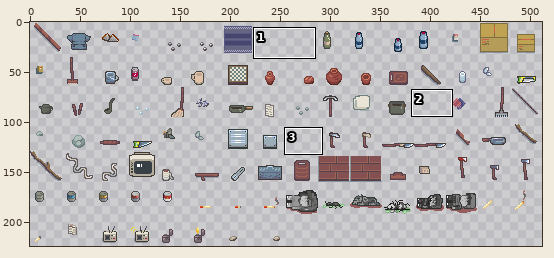
Two versions of one sprite sheet, gfx/Cuteclysm/items.png. The picture above shows the old version from afar; the outline marks the close-up.
Close-up. The starting point:
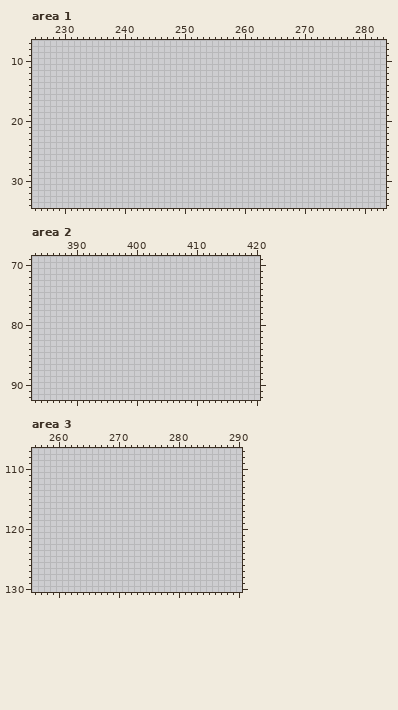
The file is 512x224 pixels. Pixels under 10% opacity are left out. Colours within 5 levels of each other are drawn and written as one. Shown: area 1: x 225..283, y 7..34; area 2: x 383..420, y 69..92; area 3: x 256..290, y 107..130. The old version is drawn lined up with the new one.
After the commit:
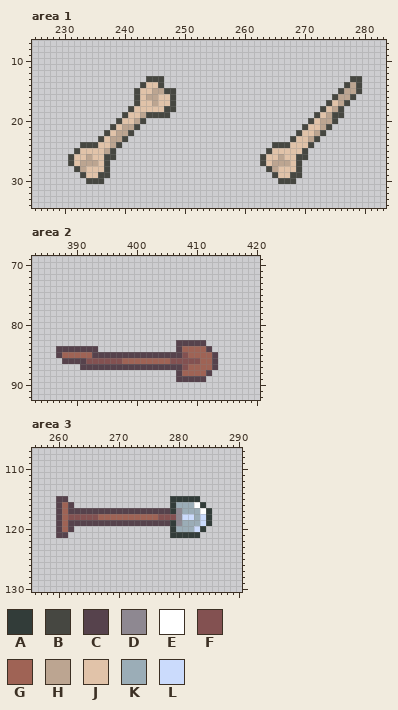
Palette (. is transparent): A #323c39  B #464741  C #56424c  D #8e8891  E #ffffff  F #835151  G #9f6355  H #bca591  J #e1c3a9  K #9badb7  L #cbdbfc
From old to new:
drawings rearranged on the sheet (the old picture shows each at its new place)
Area 1:
y 13: x 244..246 ... -> BBB; x 278..279 .. -> BB
y 14: x 243..246 .... -> BJJB; x 277..279 ... -> BHB
y 15: x 242..248 ....... -> BJJHHBB; x 276..279 .... -> BHHB
y 16: x 242..248 ....... -> BJHHJJB; x 275..278 .... -> BHHB
y 17: x 242..248 ....... -> BJJHJJB; x 274..277 .... -> BJHB
y 18: x 241..248 ........ -> BJJJJJBB; x 273..276 .... -> BJHB
y 19: x 240..247 ........ -> BJJHBBBB; x 272..276 ..... -> BJHBB
y 20: x 239..243 ..... -> BJJHB; x 271..275 ..... -> BJHHB
y 21: x 238..242 ..... -> BJHHB; x 270..274 ..... -> BJJHB
y 22: x 237..241 ..... -> BJHHB; x 269..273 ..... -> BJJHB
y 23: x 236..240 ..... -> BJHHB; x 268..272 ..... -> BJJHB
y 24: x 233..239 ....... -> BBBJJHB; x 265..271 ....... -> BBBJJJB
y 25: x 232..238 ....... -> BJJJJHB; x 264..270 ....... -> BJJJJJB
y 26: x 231..238 ........ -> BJJHJJBB; x 263..270 ........ -> BJJHJJBB
y 27: x 231..237 ....... -> BJHHHJB; x 263..269 ....... -> BJHHHJB
y 28: x 232..237 ...... -> BHJJJB; x 264..269 ...... -> BHJJJB
y 29: x 233..237 ..... -> BJJBB; x 265..269 ..... -> BJJBB
y 30: x 234..236 ... -> BBB; x 266..268 ... -> BBB
Area 2:
y 83: x 407..411 ..... -> CCCCC
y 84: x 387..393 ....... -> CCCCCCC; x 407..412 ...... -> CGGGGC
y 85: x 387..413 ........................... -> CGGGGGCCCCCCCCCCCCCCCFGGGGC
y 86: x 388..413 .......................... -> CCCCFFFFFFGGGGGGGGFFFFFGGC
y 87: x 391..413 ....................... -> CCCCCCCCCCCCCCCCCFGGGGC
y 88: x 407..412 ...... -> CGGGGC
y 89: x 407..411 ..... -> CCCCC
Area 3:
y 115: x 260..261 .. -> CC; x 279..283 ..... -> AAAAA
y 116: x 260..262 ... -> CGC; x 279..284 ...... -> AKKKEA
y 117: x 260..285 .......................... -> CGCCCCCCCCCCCCCCCCCADKKKEA
y 118: x 260..285 .......................... -> CGFFFFFGGGGGGGGGGFFFDLLKLA
y 119: x 260..285 .......................... -> CGCCCCCCCCCCCCCCCCCADKKKLA
y 120: x 260..262 ... -> CGC; x 279..284 ...... -> AKKKLA
y 121: x 260..261 .. -> CC; x 279..283 ..... -> AAAAA
Boxes around the changes in both close-ups, in picture pixels (x1, y1, x2, y2):
added: (68, 76, 176, 184)
added: (260, 76, 362, 184)
added: (56, 340, 218, 382)
added: (56, 496, 212, 538)
